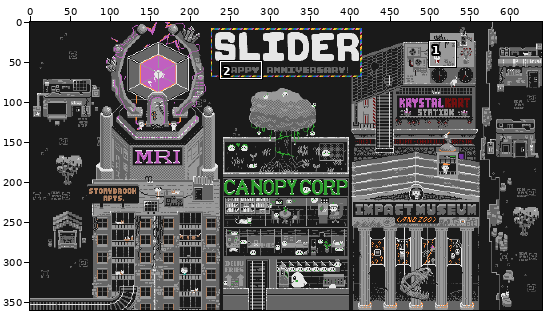
Pixel-art file -- Slider/City.aseprite. Above, an overview of the earlier version with the close-up marked.
Close-up. The starting point:
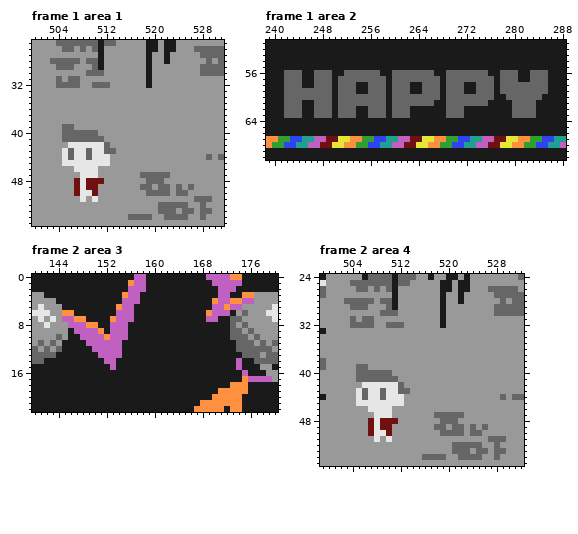
640x360 pixels, 18 frames. Colours within 5 levels of each other are drawn and written as one. Shown: frame 1 area 1: x 500..531, y 25..55; frame 1 area 2: x 239..288, y 51..70; frame 2 area 3: x 140..180, y 0..22; frame 2 area 4: x 499..532, y 24..55. The commit also changed other frames or places, which this record leaves out.
After the commit:
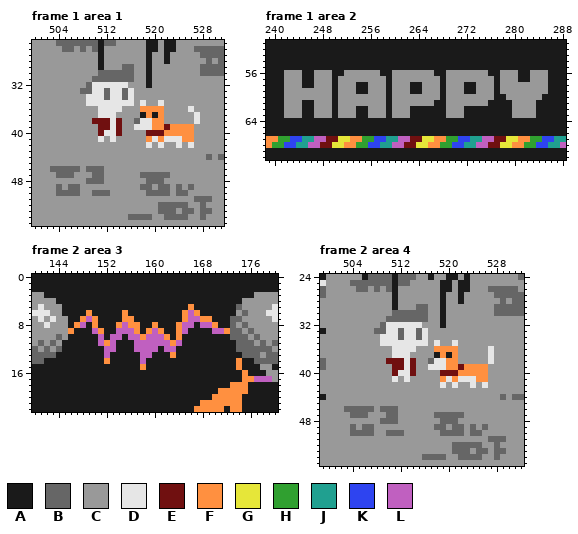
Palette (. is transparent): A #1a1a1a  B #666666  C #999999  D #e6e6e6  E #701010  F #ff9040  G #e6e639  H #30a030  J #20a090  K #2e44f0  L #c060c0
Diff:
layer "MRI/Animated Wire" added
layer "MRI/Lighting" added
layer "Crystal Rails/Marmalade" added
layer "Crystal Rails/marmalade tail" added
layer "Crystal Rails/Chase" added
layer "MRI/Arms/Fx" removed
Frame 1 area 1:
y 28: x 503..507 BBBBB -> CCCCC; x 509..510 BB -> CC
y 29: x 504..506 BBB -> CCC; x 510 B -> C; x 515..516 CC -> BB
y 30: x 509..510 BB -> CC; x 512..516 CCCCC -> BBBBB
y 31: x 504 B -> C; x 506..507 BB -> CC; x 510..516 CCCCCCC -> BBBBBBB
y 32: x 504..507 BBBB -> CCCC; x 509..515 CBBBCCC -> BDDDDDD
y 33: x 508..516 CCCCCCCCC -> BBDDBDDBD
y 34: x 509..516 CCCCCCCC -> DDDBDDBD
y 35: x 509..516 CCCCCCCC -> DDDDDDDD; x 518 C -> D; x 521 C -> D
y 36: x 511..514 CCCC -> DDDD; x 518..521 CCCC -> FFFF; x 526 C -> D
y 37: x 511..513 CCC -> DDD; x 518..521 CCCC -> AFAF; x 527 C -> D
y 38: x 510..514 CCCCC -> EEEDE; x 517..521 CCCCC -> BDDFF; x 527 C -> D
y 39: x 505..506 BB -> CC; x 511..514 CCCC -> EEDE; x 517..526 CCCCCCCCCC -> DDDFFEFFFF
y 40: x 505..514 BBBBBBCCCC -> CCCCCCEDDE; x 519..526 CCCCCCCC -> EEEFFFFF
y 41: x 505..511 BBBBBBB -> CCCCCCD; x 513 C -> D; x 519..526 CCCCCCCC -> FDFDDDFF
y 42: x 506..512 DDDDDDB -> CCCCCCC; x 519 C -> D; x 521 C -> D; x 524 C -> D; x 526 C -> D
y 43: x 505..513 DBDDBDDBB -> CCCCCCCCC
y 44: x 505..512 DBDDBDDD -> CCCCCCCC
y 45: x 505..512 DDDDDDDD -> CCCCCCCC
y 46: x 503..511 CCCCDDDDC -> BBBBBCBBB
y 47: x 504..506 CCC -> BBB; x 508..511 DDDC -> CCBB
y 48: x 507..511 EDEEE -> CCBBB
y 49: x 504 C -> B; x 506..510 CEDEE -> BBCCC
y 50: x 504..512 CCCEDDECC -> BBBBCCBBB
y 51: x 508 D -> C; x 510 D -> C
Frame 1 area 2, layer "Happy Anniversary":
y 56: x 242..244 BBB -> CCC; x 247..249 BBB -> CCC; x 252..257 BBBBBB -> CCCCCC; x 260..266 BBBBBBB -> CCCCCCC; x 269..275 BBBBBBB -> CCCCCCC; x 278..280 BBB -> CCC; x 283..285 BBB -> CCC
y 57: x 242..244 BBB -> CCC; x 247..249 BBB -> CCC; x 251..258 BBBBBBBB -> CCCCCCCC; x 260..267 BBBBBBBB -> CCCCCCCC; x 269..276 BBBBBBBB -> CCCCCCCC; x 278..280 BBB -> CCC; x 283..285 BBB -> CCC
y 58: x 242..244 BBB -> CCC; x 247..249 BBB -> CCC; x 251..253 BBB -> CCC; x 256..258 BBB -> CCC; x 260..262 BBB -> CCC; x 265..267 BBB -> CCC; x 269..271 BBB -> CCC; x 274..276 BBB -> CCC; x 278..285 BBBBBBBB -> CCCCCCCC
y 59: x 242..249 BBBBBBBB -> CCCCCCCC; x 251..253 BBB -> CCC; x 256..258 BBB -> CCC; x 260..262 BBB -> CCC; x 265..267 BBB -> CCC; x 269..271 BBB -> CCC; x 274..276 BBB -> CCC; x 278..285 BBBBBBBB -> CCCCCCCC
y 60: x 242..249 BBBBBBBB -> CCCCCCCC; x 251..258 BBBBBBBB -> CCCCCCCC; x 260..267 BBBBBBBB -> CCCCCCCC; x 269..276 BBBBBBBB -> CCCCCCCC; x 279..284 BBBBBB -> CCCCCC
y 61: x 242..244 BBB -> CCC; x 247..249 BBB -> CCC; x 251..258 BBBBBBBB -> CCCCCCCC; x 260..266 BBBBBBB -> CCCCCCC; x 269..275 BBBBBBB -> CCCCCCC; x 280..283 BBBB -> CCCC
y 62..63: x 242..244 BBB -> CCC; x 247..249 BBB -> CCC; x 251..253 BBB -> CCC; x 256..258 BBB -> CCC; x 260..262 BBB -> CCC; x 269..271 BBB -> CCC; x 280..283 BBBB -> CCCC
Frame 2 area 3:
y 0: x 157..158 LL -> AA; x 169..174 LLLLFF -> AAAAAA
y 1: x 156..158 FLL -> AAA; x 170..174 LLLLL -> AAAAA
y 2: x 156..158 LLL -> AAA; x 171..173 LLL -> AAA
y 3: x 155..157 FLL -> AAA; x 171..172 LL -> AA; x 175..176 FF -> AA
y 4: x 155..157 LLL -> AAA; x 170..176 FLLFFLL -> AAAAACC
y 5: x 154..156 FLL -> AAA; x 166 A -> F; x 170..174 LLFLL -> AAAAB
y 6: x 145..146 FF -> AA; x 149 A -> F; x 154..156 LLL -> AFA; x 165..167 AAA -> FLF; x 169..172 FLLL -> AAAA
y 7: x 145..147 LLF -> CAA; x 149..150 AA -> LF; x 153..156 FLLL -> AAFF; x 165..170 AAAALL -> FLLFFA
y 8: x 146..147 LL -> AF; x 149 F -> A; x 153..154 LL -> AF; x 156..157 AA -> FF; x 160 A -> F; x 164..166 AAA -> FLL; x 168..170 AAA -> LLF
y 9: x 146..149 ALLL -> FAAA; x 153 L -> A; x 156..157 AA -> LF; x 159..161 AAA -> FLF; x 164..165 AA -> FL; x 170..172 AAA -> LLF
y 10: x 148..150 LLL -> AAA; x 152 F -> A; x 155..162 LAAAAAAA -> ALLFLLLF; x 164 A -> F
y 11: x 149..150 LL -> AA; x 152 L -> F; x 154 L -> A; x 157..164 AAAAAAAA -> LLLLLLFL
y 12: x 150..151 LL -> AA; x 154 L -> A; x 157..160 AAAA -> LLLL; x 162..163 AA -> LL
y 13: x 151 L -> A; x 153..154 LL -> AA; x 158..159 AA -> LL; x 163 A -> F
y 14: x 152..153 LL -> FA; x 158 A -> L; x 174 L -> F
y 15: x 153 L -> A; x 158 A -> F; x 174 L -> F
y 16: x 175 L -> F
y 17: x 176 L -> F
Frame 2 area 4:
y 28: x 503..507 BBBBB -> CCCCC; x 509..510 BB -> CC
y 29: x 504..506 BBB -> CCC; x 510 B -> C; x 515..516 CC -> BB
y 30: x 509..510 BB -> CC; x 512..516 CCCCC -> BBBBB
y 31: x 504 B -> C; x 506..507 BB -> CC; x 510..516 CCCCCCC -> BBBBBBB
y 32: x 504..507 BBBB -> CCCC; x 509..515 CBBBCCC -> BDDDDDD
y 33: x 508..516 CCCCCCCCC -> BBDDBDDBD
y 34: x 509..516 CCCCCCCC -> DDDBDDBD
y 35: x 509..516 CCCCCCCC -> DDDDDDDD; x 518 C -> D; x 521 C -> D
y 36: x 511..514 CCCC -> DDDD; x 518..521 CCCC -> FFFF; x 527 C -> D
y 37: x 511..513 CCC -> DDD; x 518..521 CCCC -> AFAF; x 527 C -> D
y 38: x 510..514 CCCCC -> EEEDE; x 517..521 CCCCC -> BDDFF; x 527 C -> D
y 39: x 505..506 BB -> CC; x 511..514 CCCC -> EEDE; x 517..526 CCCCCCCCCC -> DDDFFEFFFF
y 40: x 505..514 BBBBBBCCCC -> CCCCCCEDDE; x 519..526 CCCCCCCC -> EEEFFFFF
y 41: x 505..511 BBBBBBB -> CCCCCCD; x 513 C -> D; x 519..526 CCCCCCCC -> FDFDDDFF
y 42: x 506..512 DDDDDDB -> CCCCCCC; x 519 C -> D; x 521 C -> D; x 524 C -> D; x 526 C -> D
y 43: x 505..513 DBDDBDDBB -> CCCCCCCCC
y 44: x 505..512 DBDDBDDD -> CCCCCCCC
y 45: x 505..512 DDDDDDDD -> CCCCCCCC
y 46: x 503..511 CCCCDDDDC -> BBBBBCBBB
y 47: x 504..506 CCC -> BBB; x 508..511 DDDC -> CCBB
y 48: x 507..511 EDEEE -> CCBBB
y 49: x 504 C -> B; x 506..510 CEDEE -> BBCCC
y 50: x 504..512 CCCEDDECC -> BBBBCCBBB
y 51: x 508 D -> C; x 510 D -> C
